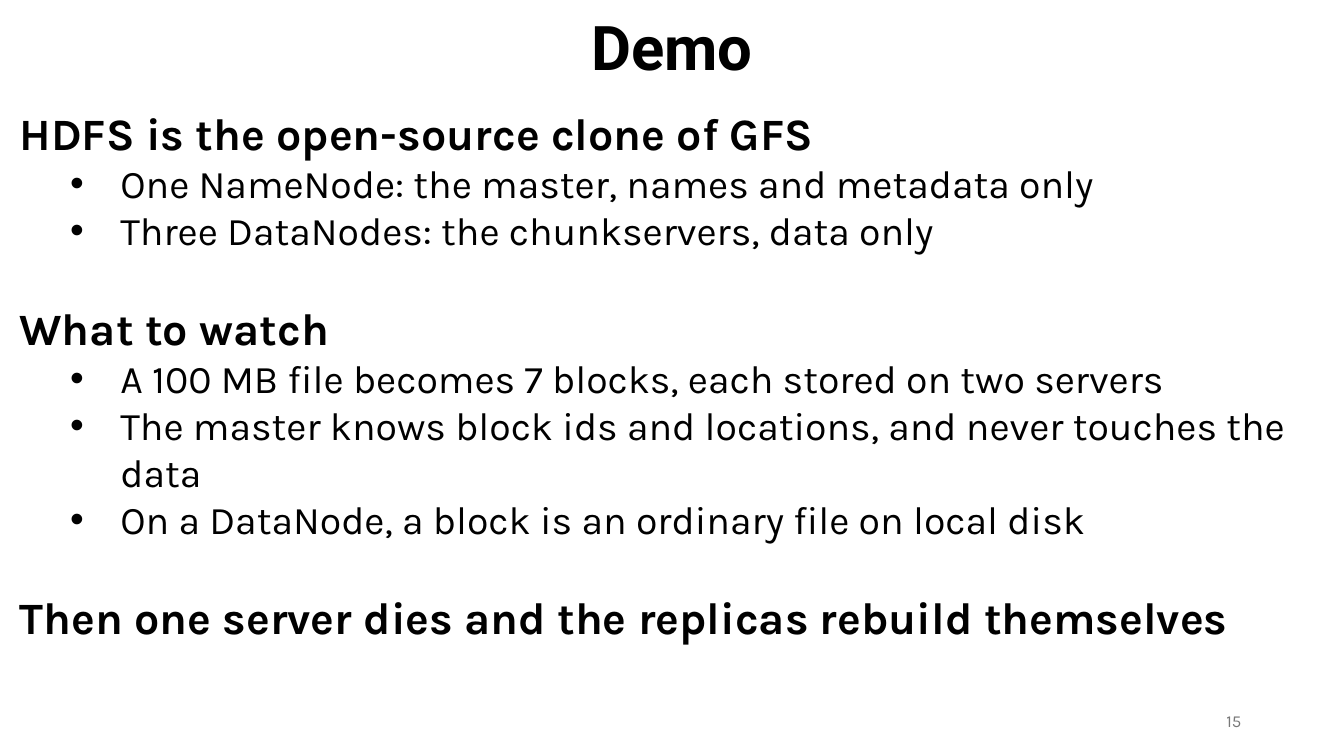
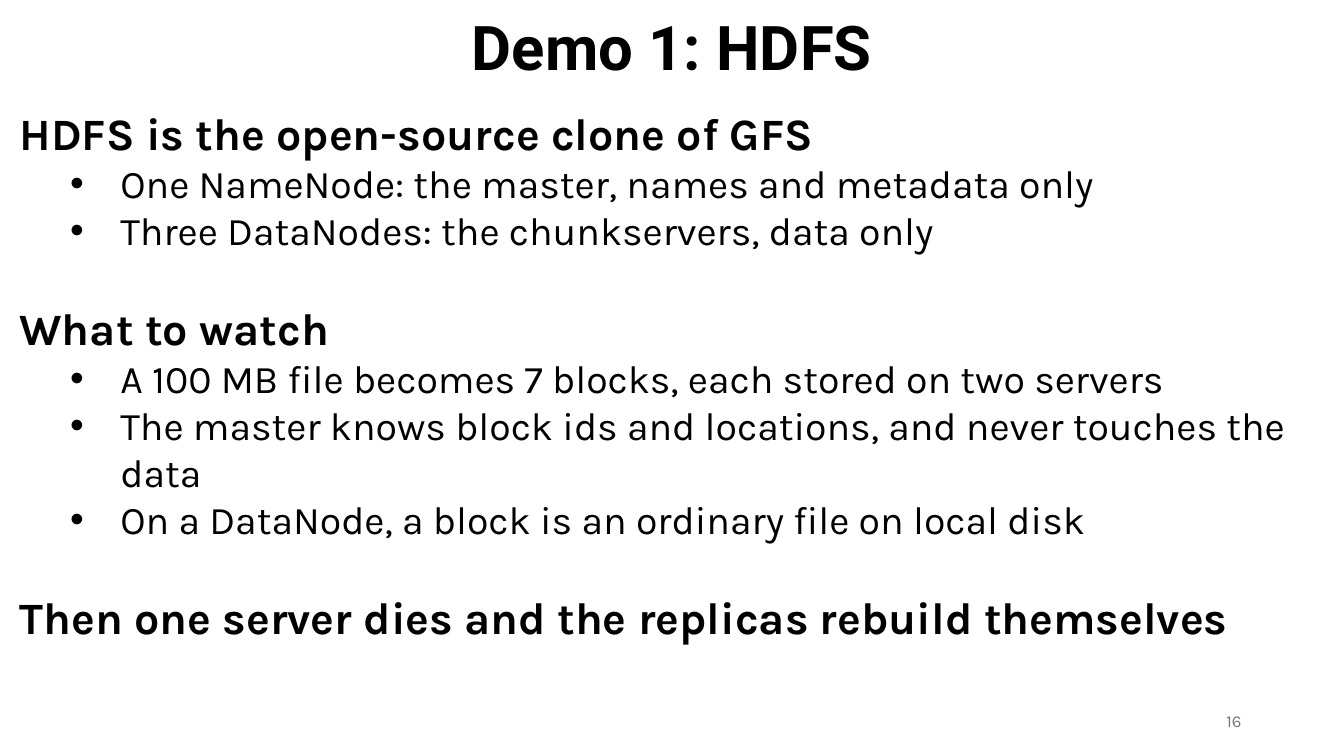
Before and after one commit to ec528/ec528.github.io, a slide deck: slide 16 of slides/fall26/4-gfs.pptx (slide 15 before the commit). Drawn at 1344x756 pixels with LibreOffice and Linux fonts; fonts in the diff are those of the drawing. Boxes give left, top, right and bottom in pixels: in the first picture for what was removed or moved away, otherwise in the second. Text is boxed around its words. In the diff, an @@ line names an element or a change of style, - is before the commit and + after.

```diff
--- a/slides/fall26/4-gfs.pptx
+++ b/slides/fall26/4-gfs.pptx
@@ title at (472, 25, 871, 71): text changed @@
-Demo
+Demo 1: HDFS
@@ page number at (1226, 716, 1241, 727): text changed @@
-15
+16
```
Also in this commit, not shown: 1 other slide changed, 2 slides added, 1 slide removed.
